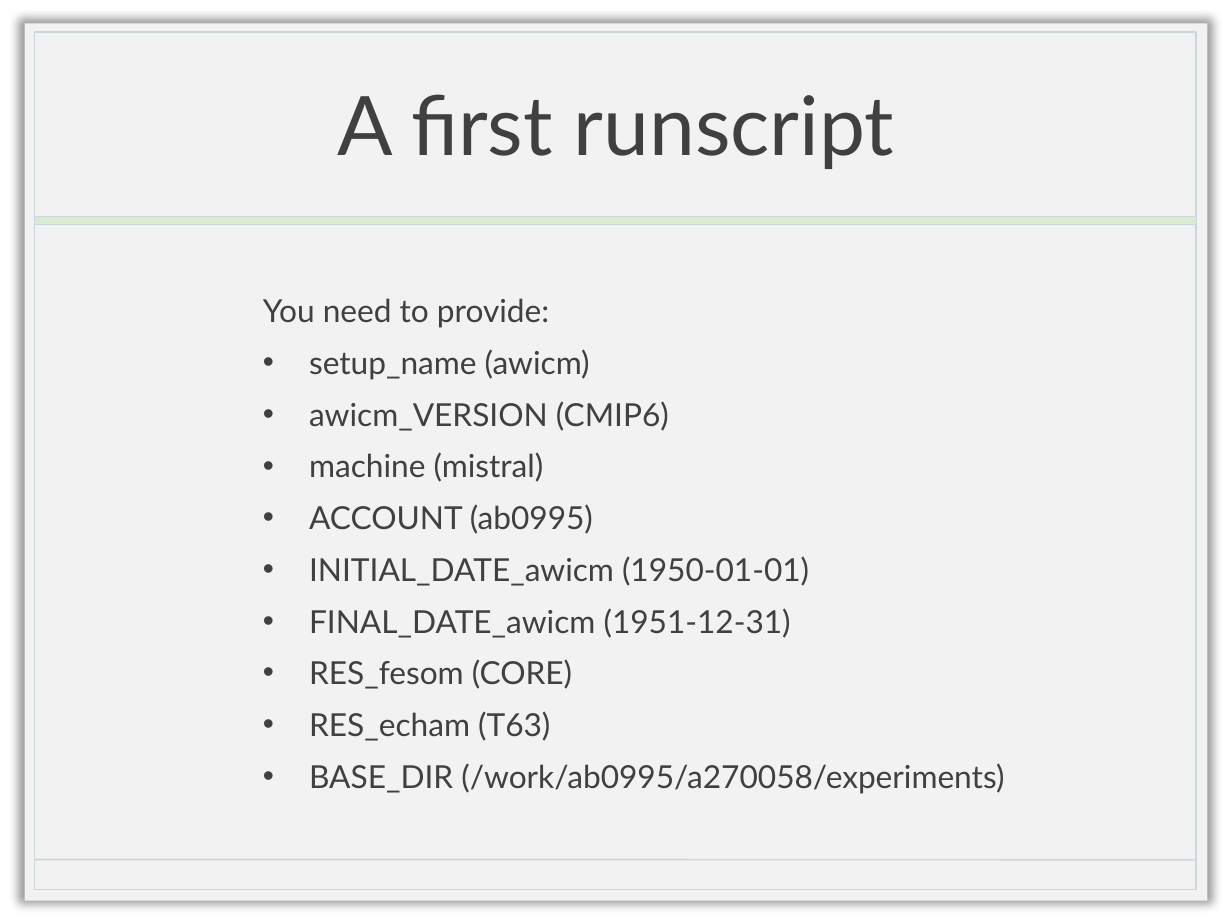
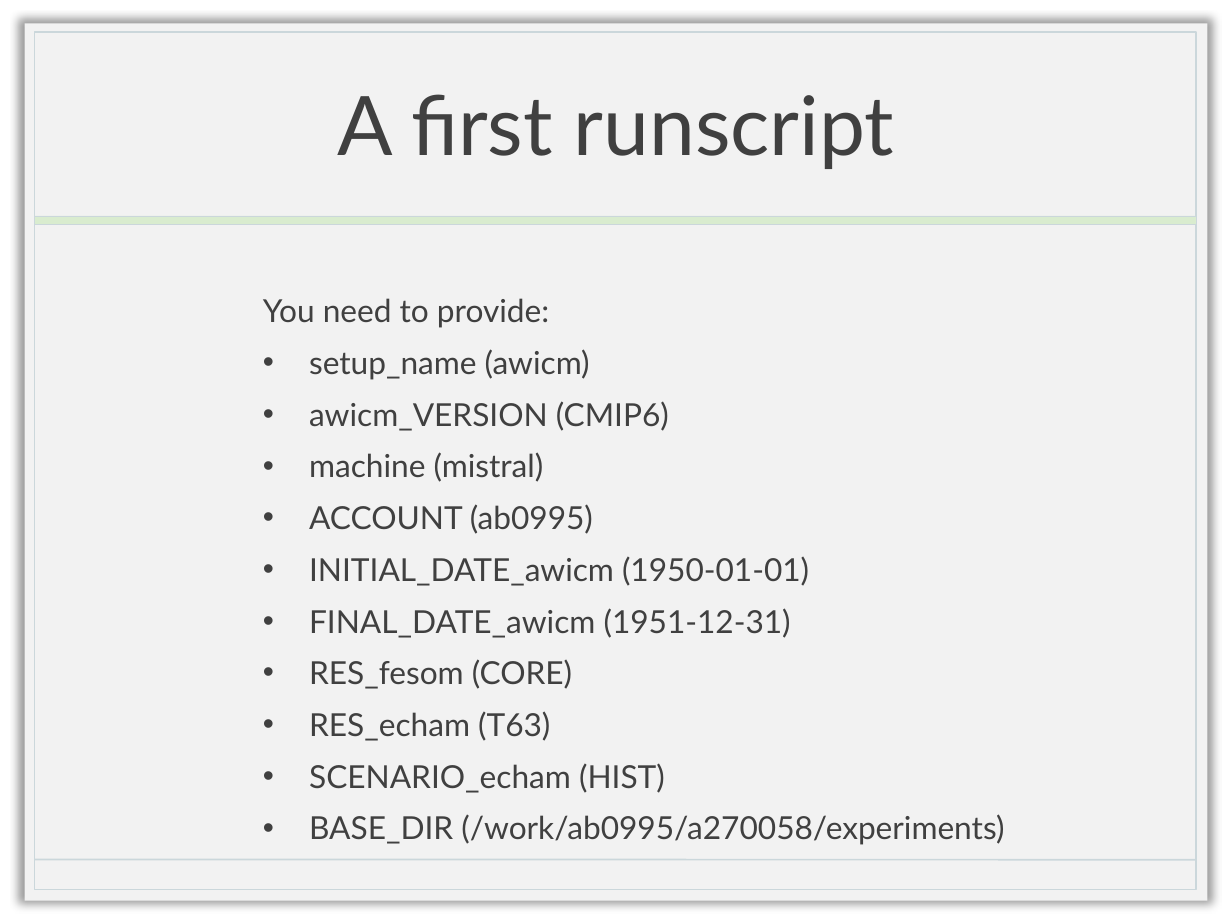
Before and after one commit to esm-tools/esm_workshop, a slide deck: slide 5 of esm-runscripts.pptx. Drawn at 1232x924 pixels with LibreOffice and Linux fonts; fonts in the diff are those of the drawing; background and template pictures are left out. Boxes give left, top, right and bottom in pixels: in the first picture for what was removed or moved away, otherwise in the second. Text is boxed around its words. In the diff, an @@ line names an element or a change of style, - is before the commit and + after.

```diff
--- a/esm-runscripts.pptx
+++ b/esm-runscripts.pptx
@@ text at [309,763,665,793]: paragraph added @@
+• SCENARIO_echam (HIST)
```
Also in this commit, not shown: 2 other slides changed, 3 slides added, 1 slide removed, 4 other files.
